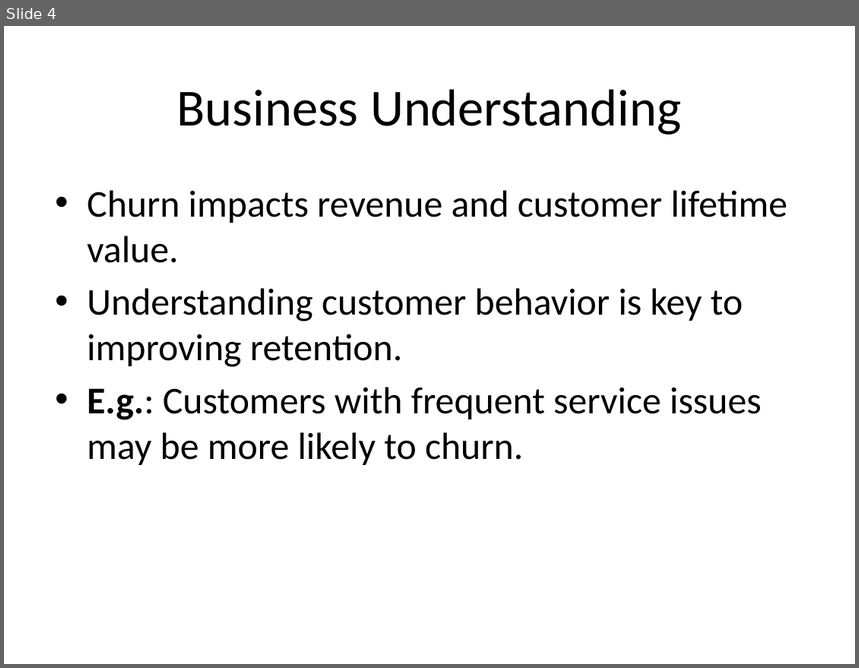
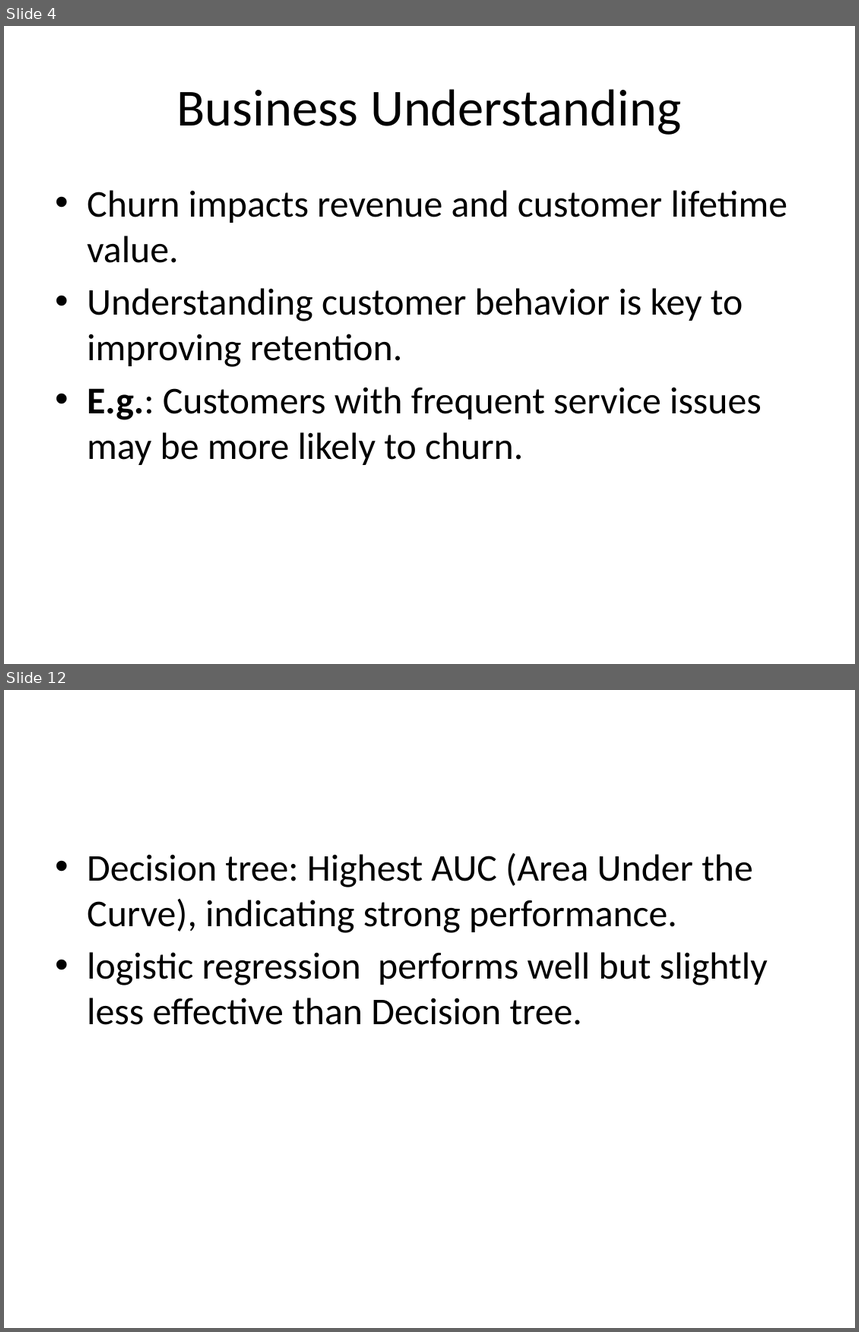
Before and after one commit to wawerukahuthu/PHASE-3-PROJECT, a slide deck: Predicting Customer Churn for SyriaTel.pptx. Shown one above the other, each under a label of ours: slide 4 before the commit, slides 4 and 12 after it; the slides between them are not shown. The pictures are 859x668 and 859x1332 pixels, drawn with LibreOffice and Linux fonts; fonts in the diff are those of the drawing. Boxes give left, top, right and bottom in pixels: in the first picture for what was removed or moved away, otherwise in the second. Text is boxed around its words. In the diff, an @@ line names an element or a change of style, - is before the commit and + after.

```diff
--- a/Predicting Customer Churn for SyriaTel.pptx
+++ b/Predicting Customer Churn for SyriaTel.pptx
@@ slide 12 added at [4,690,855,1328], background #FFFFFF @@
@@ text added at [87,853,768,1025], 32 pt, text #000000 @@
+• Decision tree: Highest AUC (Area Under the Curve), indicating strong performance.
+• logistic regression performs well but slightly less effective than Decision tree.
```
Also in this commit, not shown: 10 other slides added, 1 slide removed, 2 other files.
